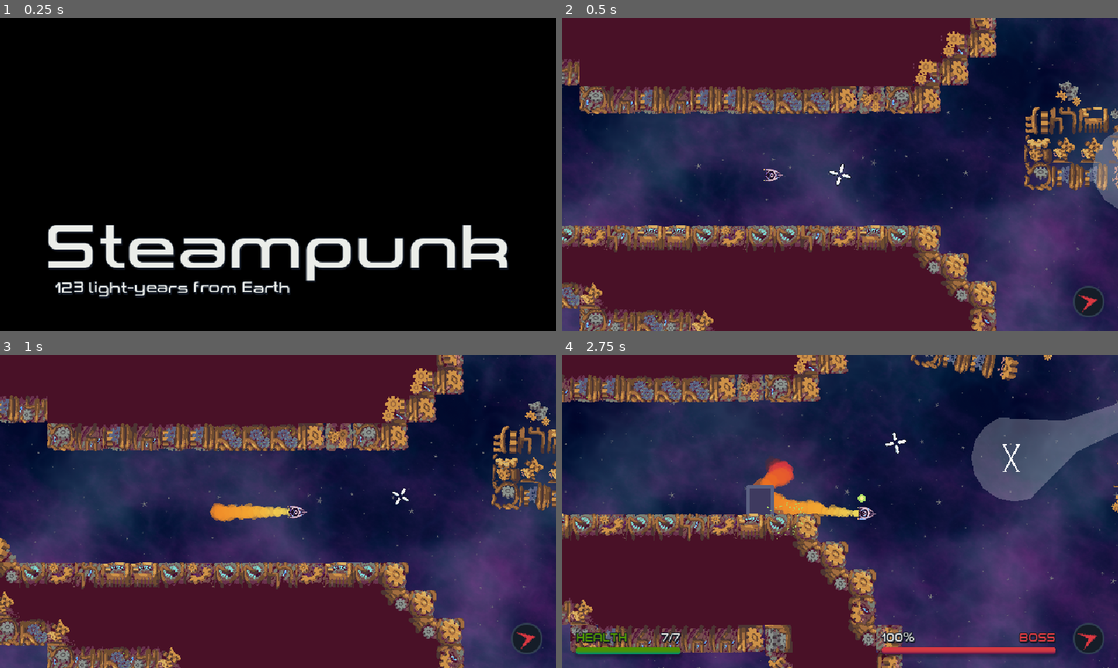
Above: before the commit, frames 1-4 (two rows, left to right).
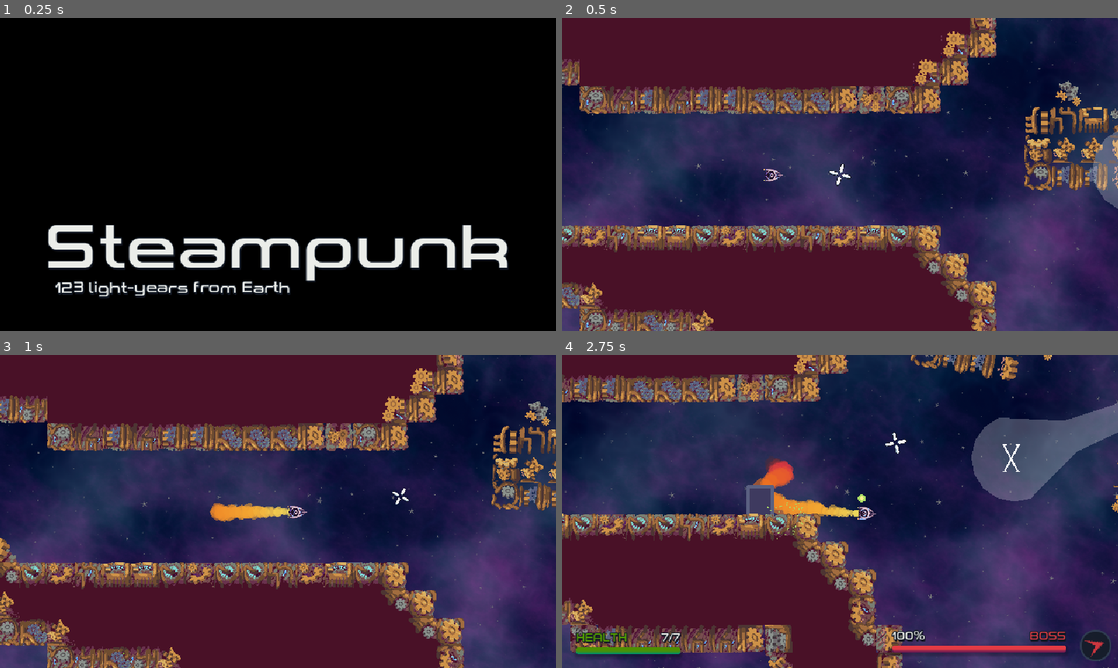
Above: after the commit, the same moments.

Repository: Yoshiip/boss-rush-jam-2024
Game: Godot game, scene res://levels/fights/steampunk/steampunk_fight.tscn
Same seed, same stepped clock (60 frames per second), same inputs: the game is played once before the commit and once after it. This scene is started directly instead of the project's main scene. The engine's default icon, where the game draws it, is replaced by a stand-in: a white triangle on a blue panel in a dark square.
Inputs (mouse positions are in pixels of both pictures, inside the frame that each line leads up to):
- Up to frame 1 (0.25 s): no input
- Up to frame 2 (0.5 s): no input
- Up to frame 3 (1 s): tap Enter at 0.5 s; move the mouse to (400, 495) at 0.52 s; hold D (move_right) from 0.53 s (still down); tap Shift (dash) at 0.6 s
- Up to frame 4 (2.75 s): move the mouse to (728, 527) at 1.27 s; release D (move_right) at 1.28 s; hold S (move_down) 1.28-2.03 s; click (728, 527) at 1.35 s; move the mouse to (895, 442) at 2.02 s; hold D (move_right) from 2.03 s (still down); tap Space (weapon_toggle) at 2.1 s

Frame 1 is identical in both runs. In frame 2, 0.4% of the frame differs, in the area x 91-98%, y 85-96%; in frame 3, 0.4%; in frame 4, 1.6%, in the area x 57-99%, y 85-98%.

Commit message:
hide compass at start

Diff:
--- a/levels/fights/fight_root.gd
+++ b/levels/fights/fight_root.gd
@@ -57,7 +57,7 @@
 	canvas = GAME_CANVAS.instantiate()
 	add_child(canvas)
 
-	compass = canvas.get_node("Container/Compass/Arrow")
+	compass = canvas.get_node("Container/Boss/Compass/Arrow")
 
 	canvas.get_node("Container/PlayerHealth/ProgressBar").max_value = spaceship.max_health
 	canvas.get_node("Container/PlayerHealth/ProgressBar").value = spaceship.max_health
@@ -87,9 +87,9 @@
 
 
 	canvas.get_node("Container/PlayerHealth").visible = false
-	canvas.get_node("Container/BossHealth").visible = false
-
-	canvas.get_node("Container/BossHealth/ProgressBar").max_value = core.max_health
+	canvas.get_node("Container/Boss").visible = false
+
+	canvas.get_node("Container/Boss/Health/ProgressBar").max_value = core.max_health
 
 	_on_core_health_changed()
 
@@ -100,9 +100,9 @@
 
 func _on_door_closing() -> void:
 	canvas.get_node("Container/PlayerHealth").visible = true
-	canvas.get_node("Container/BossHealth").visible = true
+	canvas.get_node("Container/Boss").visible = true
 	UiUtils.apply_transition(canvas.get_node("Container/PlayerHealth"))
-	UiUtils.apply_transition(canvas.get_node("Container/BossHealth"))
+	UiUtils.apply_transition(canvas.get_node("Container/Boss"))
 
 
 var _current_spin_speed := 0.0
@@ -123,8 +123,8 @@
 	pass
 
 func _on_core_health_changed() -> void:
-	canvas.get_node("Container/BossHealth/ProgressBar").value = core.health
-	canvas.get_node("Container/BossHealth/Text/Value").text = str(floor(core.health * 100.0 / core.max_health), "%")
+	canvas.get_node("Container/Boss/Health/ProgressBar").value = core.health
+	canvas.get_node("Container/Boss/Health/Text/Value").text = str(floor(core.health * 100.0 / core.max_health), "%")
 
 
 func _on_core_dead() -> void:
--- a/ui/game_canvas.tscn
+++ b/ui/game_canvas.tscn
@@ -296,36 +296,41 @@
 value = 83.38
 show_percentage = false
 
-[node name="BossHealth" type="VBoxContainer" parent="Container"]
-custom_minimum_size = Vector2(200, 0)
+[node name="Boss" type="HBoxContainer" parent="Container"]
 layout_mode = 1
 anchors_preset = 3
 anchor_left = 1.0
 anchor_top = 1.0
 anchor_right = 1.0
 anchor_bottom = 1.0
-offset_left = -272.0
-offset_top = -42.0
-offset_right = -72.0
-offset_bottom = -16.0
+offset_left = -260.0
+offset_top = -44.0
+offset_right = -8.0
+offset_bottom = -8.0
 grow_horizontal = 0
 grow_vertical = 0
-
-[node name="Text" type="HBoxContainer" parent="Container/BossHealth"]
-layout_mode = 2
-
-[node name="Value" type="Label" parent="Container/BossHealth/Text"]
+theme_override_constants/separation = 16
+alignment = 1
+
+[node name="Health" type="VBoxContainer" parent="Container/Boss"]
+custom_minimum_size = Vector2(200, 0)
+layout_mode = 2
+
+[node name="Text" type="HBoxContainer" parent="Container/Boss/Health"]
+layout_mode = 2
+
+[node name="Value" type="Label" parent="Container/Boss/Health/Text"]
 layout_mode = 2
 text = "100%"
 
-[node name="Name" type="Label" parent="Container/BossHealth/Text"]
+[node name="Name" type="Label" parent="Container/Boss/Health/Text"]
 layout_mode = 2
 size_flags_horizontal = 3
 theme_override_colors/font_color = Color(0.894118, 0.231373, 0.266667, 1)
 text = "BOSS"
 horizontal_alignment = 2
 
-[node name="ProgressBar" type="ProgressBar" parent="Container/BossHealth"]
+[node name="ProgressBar" type="ProgressBar" parent="Container/Boss/Health"]
 custom_minimum_size = Vector2(0, 8)
 layout_mode = 2
 theme_override_styles/background = SubResource("StyleBoxFlat_bwk67")
@@ -335,22 +340,12 @@
 fill_mode = 1
 show_percentage = false
 
-[node name="Compass" type="Panel" parent="Container"]
-layout_mode = 1
-anchors_preset = 3
-anchor_left = 1.0
-anchor_top = 1.0
-anchor_right = 1.0
-anchor_bottom = 1.0
-offset_left = -52.0
-offset_top = -52.0
-offset_right = -16.0
-offset_bottom = -16.0
-grow_horizontal = 0
-grow_vertical = 0
+[node name="Compass" type="Panel" parent="Container/Boss"]
+custom_minimum_size = Vector2(36, 36)
+layout_mode = 2
 theme_override_styles/panel = SubResource("StyleBoxFlat_q5c4v")
 
-[node name="Arrow" type="TextureRect" parent="Container/Compass"]
+[node name="Arrow" type="TextureRect" parent="Container/Boss/Compass"]
 modulate = Color(0.894118, 0.231373, 0.266667, 1)
 layout_mode = 1
 anchors_preset = 8
